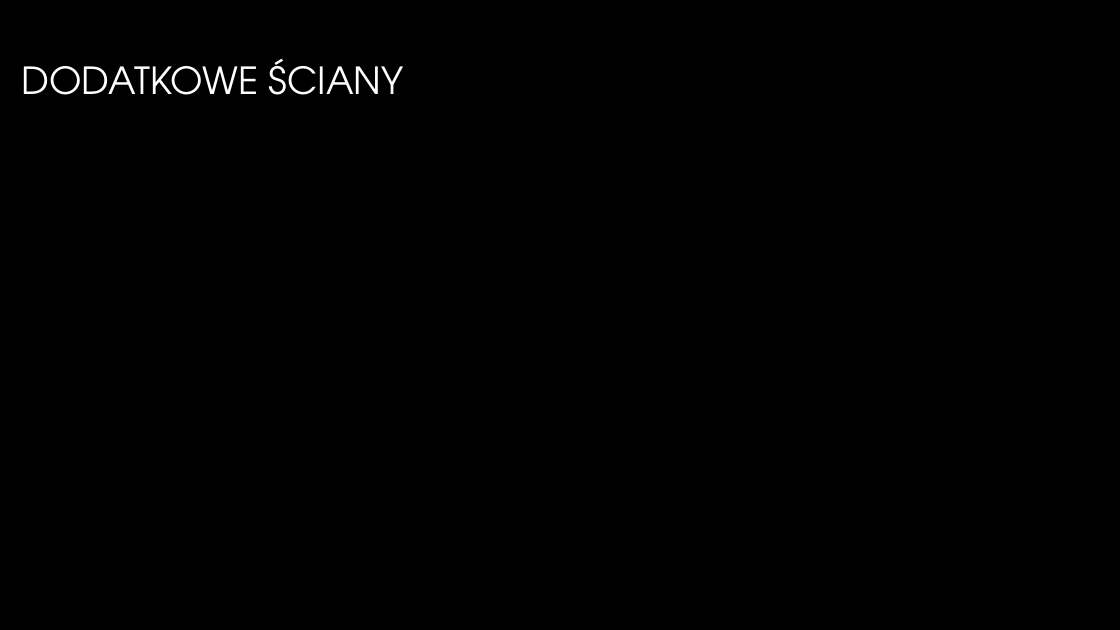
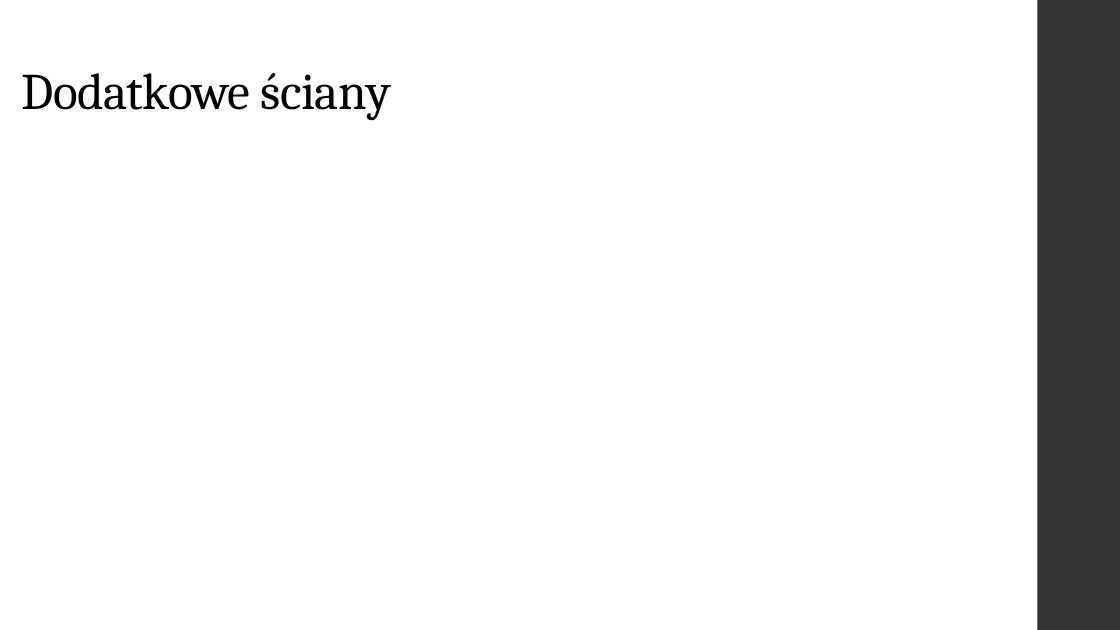
Before and after one commit to GlitchedGuest/PracaInzynieryjska, a slide deck: slide 12 of PrezentacjaAndrzejParuch.pptx. Drawn at 1120x630 pixels with LibreOffice and Linux fonts; fonts in the diff are those of the drawing; background and template pictures are left out. Boxes give left, top, right and bottom in pixels: in the first picture for what was removed or moved away, otherwise in the second. Text is boxed around its words. In the diff, an @@ line names an element or a change of style, - is before the commit and + after.

```diff
--- a/PrezentacjaAndrzejParuch.pptx
+++ b/PrezentacjaAndrzejParuch.pptx
@@ background picture (left out) to #FFFFFF @@
@@ rectangle added at (1038, 0, 1120, 630), fill #353537 @@
@@ title "Dodatkowe ściany" at (22, 73, 392, 121): vertical alignment middle to bottom @@
@@ title at (22, 73, 392, 121): text changed; size 32 to 44 pt; font TeX Gyre Adventor to Cambria; text colour gradient #FFFFFF to #A6A6A6 to #000000 @@
-DODATKOWE ŚCIANY
+Dodatkowe ściany
```
Also in this commit, not shown: 12 other slides changed.
